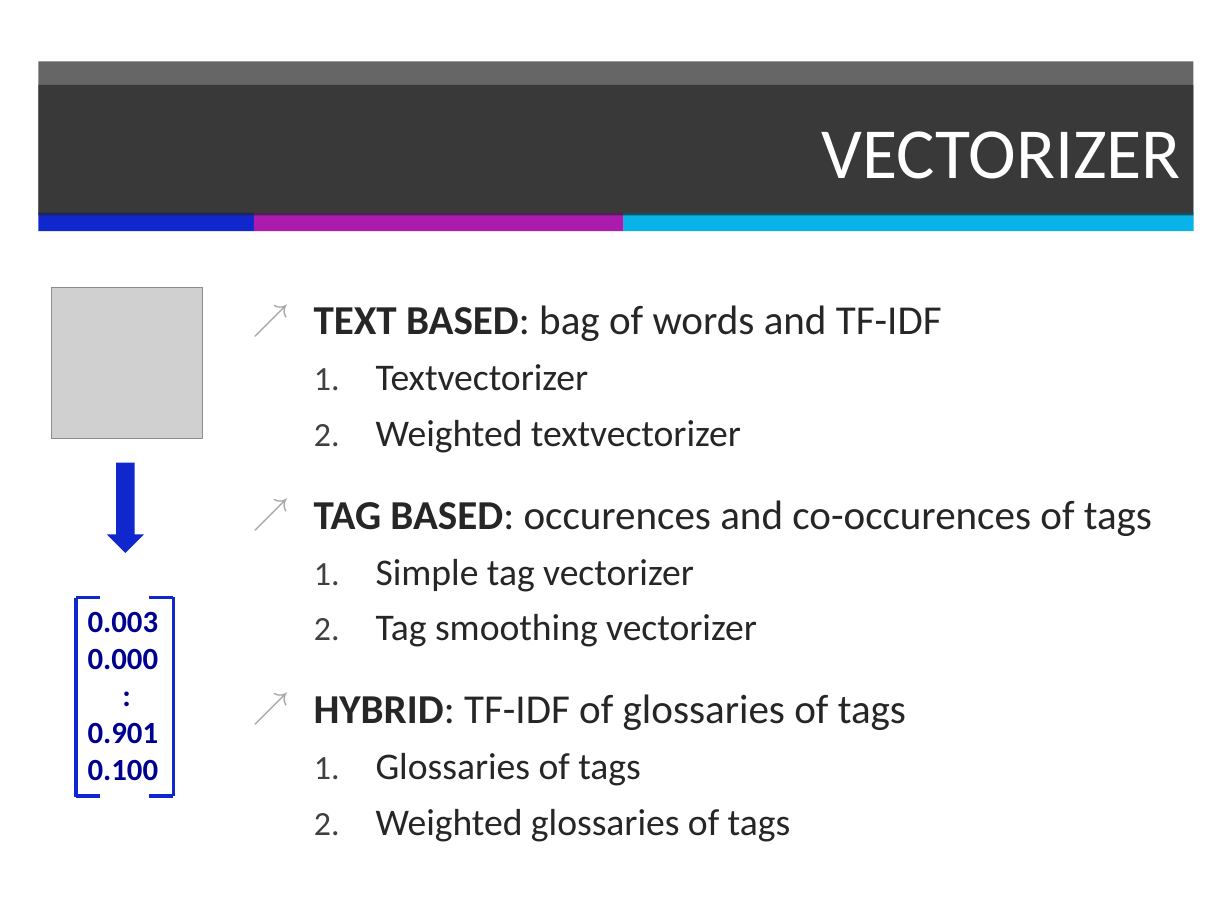
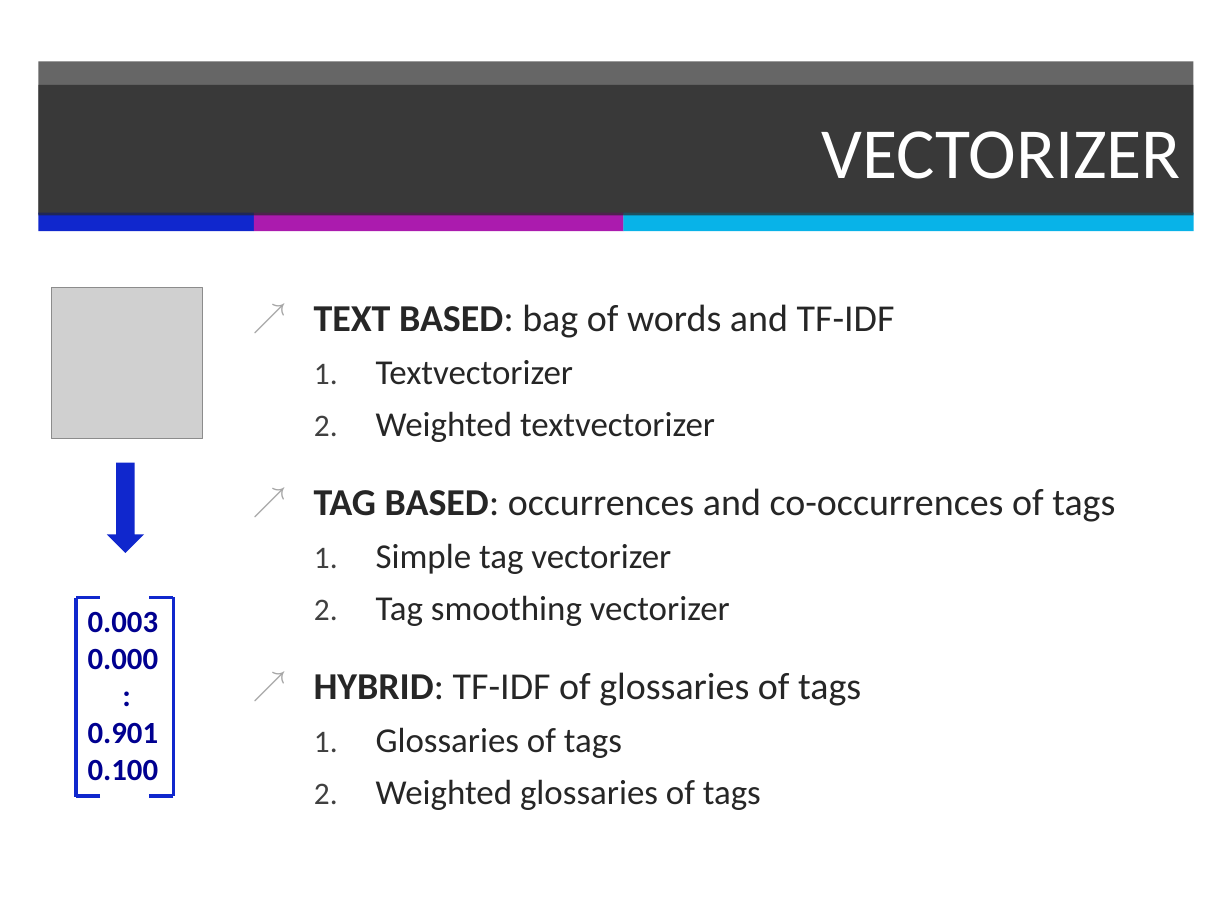
Before and after one commit to PerceptumNL/TweedejaarsProject, a slide deck: slide 14 of doc/finalpresentation.pptx. Drawn at 1232x924 pixels with LibreOffice and Linux fonts; fonts in the diff are those of the drawing; grey boxes stand for pictures. Boxes give left, top, right and bottom in pixels: in the first picture for what was removed or moved away, otherwise in the second. Text is boxed around its words. In the diff, an @@ line names an element or a change of style, - is before the commit and + after.

```diff
--- a/doc/finalpresentation.pptx
+++ b/doc/finalpresentation.pptx
@@ text at [314,304,895,810]: size 24 to 22.2 pt in "TEXT BASED: bag of words and TF-IDF", "HYBRID: TF-IDF of glossaries of tags"; size 22 to 20.4 pt in "Textvectorizer", "Weighted textvectorizer", "Simple tag vectorizer", "Tag smoothing vectorizer" and 2 more places @@
@@ text at [314,488,1115,522]: text changed; size 24 to 22.2 pt @@
-↗ TAG BASED: occurences and co-occurences of tags
+↗ TAG BASED: occurrences and co-occurrences of tags
```
Also in this commit, not shown: 2 other slides changed, 4 other files.
